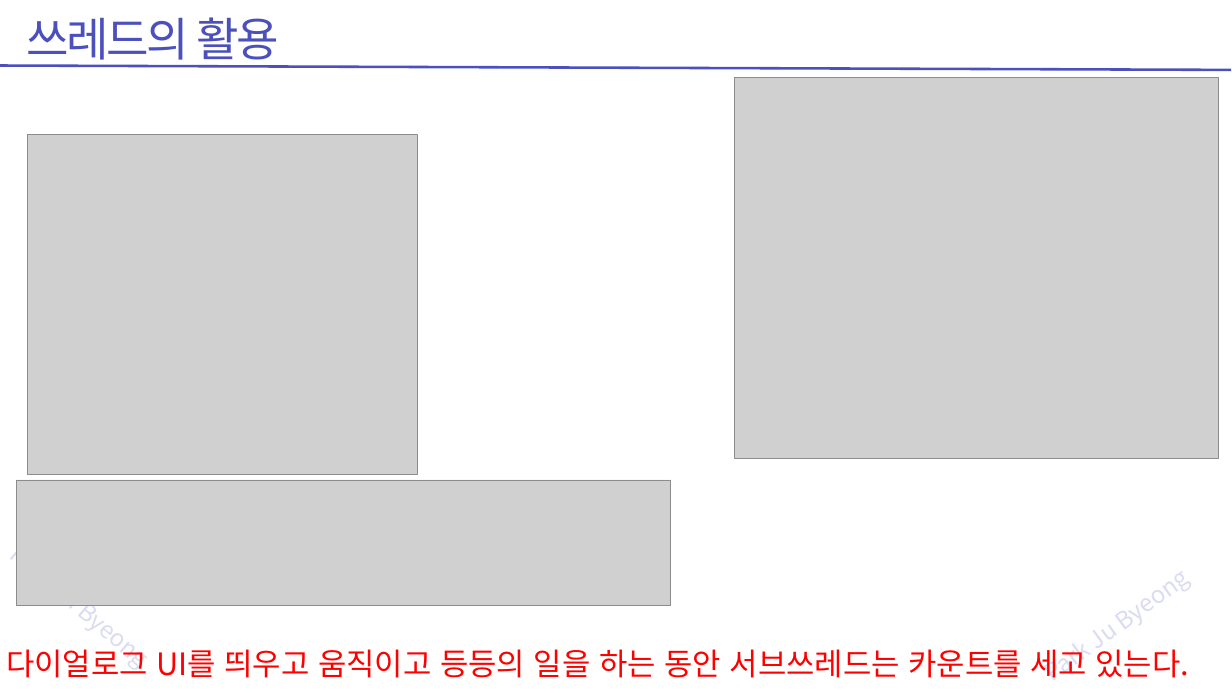
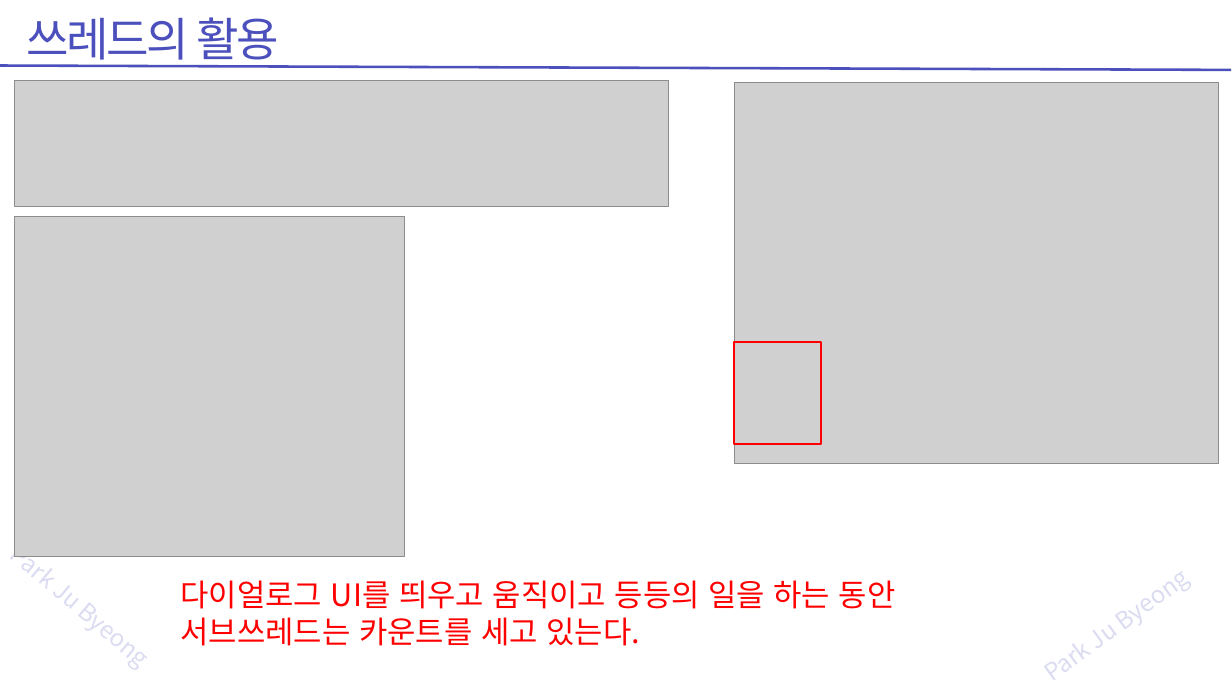
Before and after one commit to zest132/JavaLecture, a slide deck: slide 71 of JavaLecture/LectureFile/java 14강 자료구조와 쓰레드.pptx (slide 54 before the commit). Drawn at 1232x693 pixels with LibreOffice and Linux fonts; fonts in the diff are those of the drawing; grey boxes stand for pictures. Boxes give left, top, right and bottom in pixels: in the first picture for what was removed or moved away, otherwise in the second. Text is boxed around its words. In the diff, an @@ line names an element or a change of style, - is before the commit and + after.

```diff
--- a/JavaLecture/LectureFile/java 14강 자료구조와 쓰레드.pptx
+++ b/JavaLecture/LectureFile/java 14강 자료구조와 쓰레드.pptx
@@ picture moved from (x1=17, y1=480, x2=671, y2=606) to (x1=14, y1=80, x2=668, y2=206) @@
@@ picture moved from (x1=734, y1=77, x2=1218, y2=458) to (x1=734, y1=83, x2=1218, y2=464) @@
@@ picture moved from (x1=27, y1=134, x2=417, y2=474) to (x1=14, y1=216, x2=404, y2=556) @@
@@ rectangle added at (x1=734, y1=342, x2=822, y2=444), outline #FF0000 2 pt @@
@@ text at (x1=181, y1=580, x2=896, y2=646): text changed @@
-다이얼로그 UI를 띄우고 움직이고 등등의 일을 하는 동안 서브쓰레드는 카운트를 세고 있는다.
+다이얼로그 UI를 띄우고 움직이고 등등의 일을 하는 동안
+서브쓰레드는 카운트를 세고 있는다.
```
Also in this commit, not shown: 41 other slides changed, 15 slides added, 17 other files.
